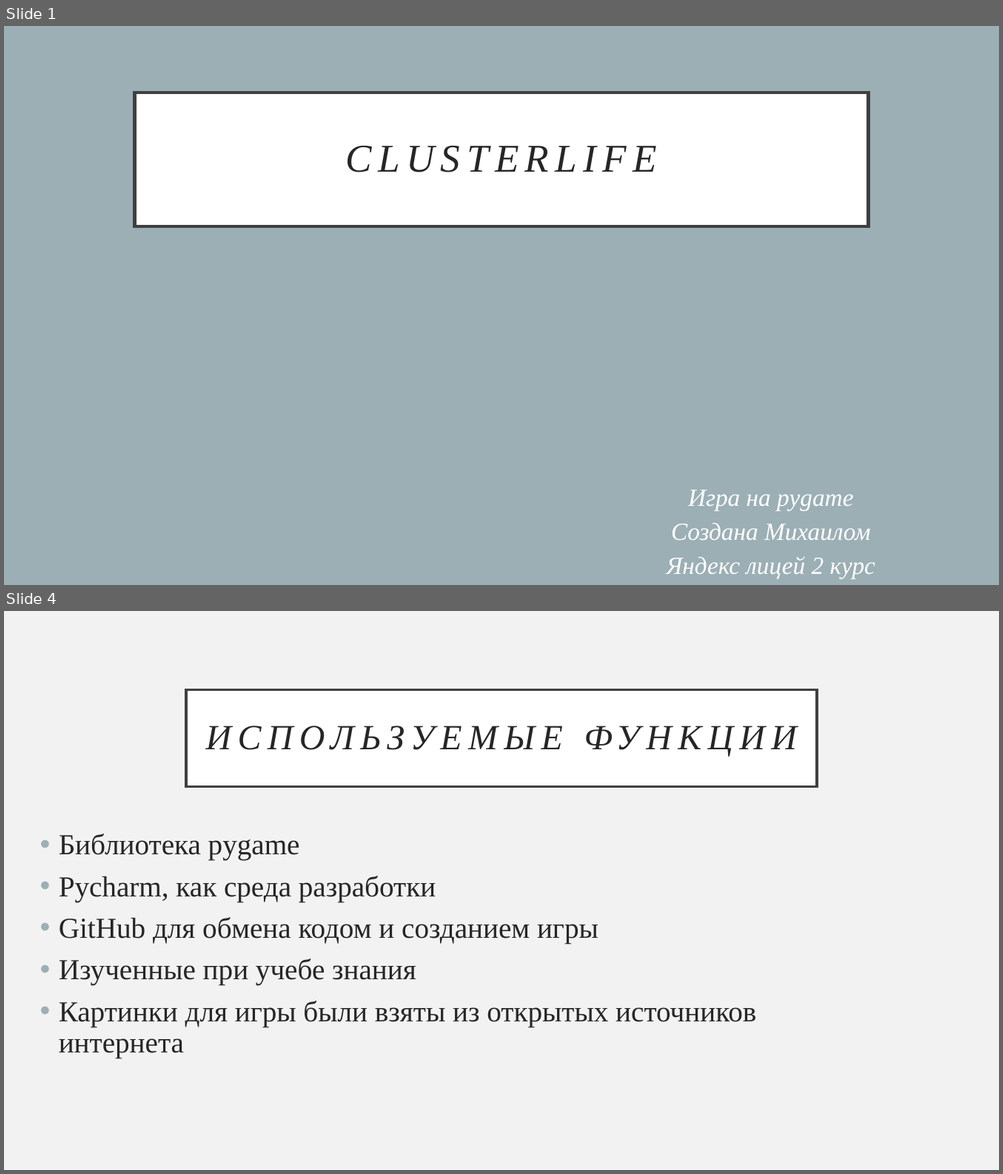
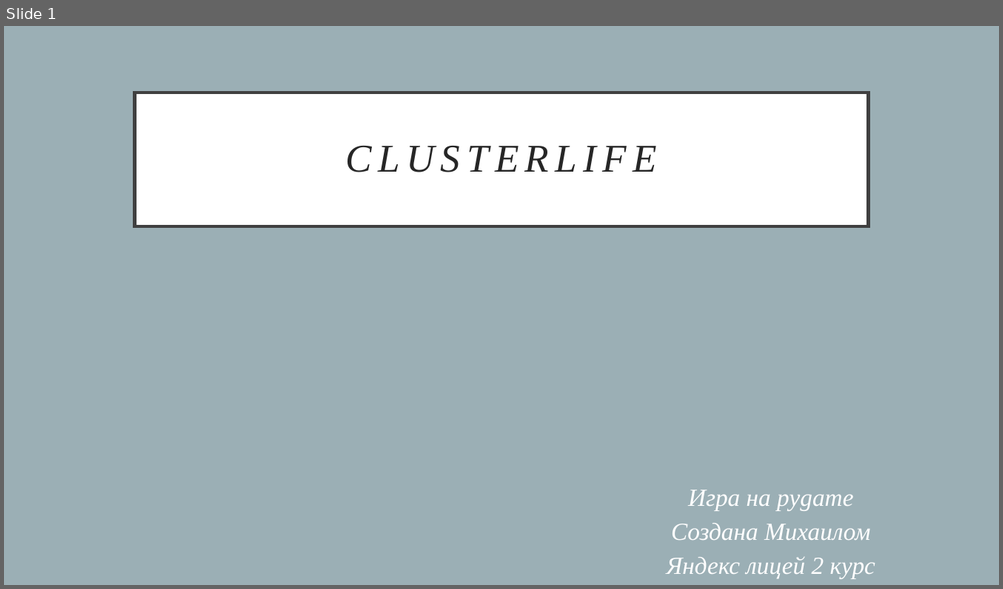
Before and after one commit to M1shgan48/pygame, a slide deck: презентация_pygame.pptx. Shown one above the other, each under a label of ours: slides 1 and 4 before the commit, slide 1 after it; the slides between them are not shown. The pictures are 1003x1174 and 1003x589 pixels, drawn with LibreOffice and Linux fonts; fonts in the diff are those of the drawing. Boxes give left, top, right and bottom in pixels: in the first picture for what was removed or moved away, otherwise in the second. Text is boxed around its words. In the diff, an @@ line names an element or a change of style, - is before the commit and + after.

```diff
--- a/презентация_pygame.pptx
+++ b/презентация_pygame.pptx
@@ slide 4 removed at (4, 611, 999, 1170), background #F2F2F2 @@
@@ title removed at (186, 689, 817, 786) @@
-ИСПОЛЬЗУЕМЫЕ ФУНКЦИИ
@@ text removed at (59, 834, 756, 1059) @@
-• Библиотека pygame
-• Pycharm, как среда разработки
-• GitHub для обмена кодом и созданием игры
-• Изученные при учебе знания
-• Картинки для игры были взяты из открытых источников интернета
```
Also in this commit, not shown: 3 slides changed, 4 slides added, 1 other file.
